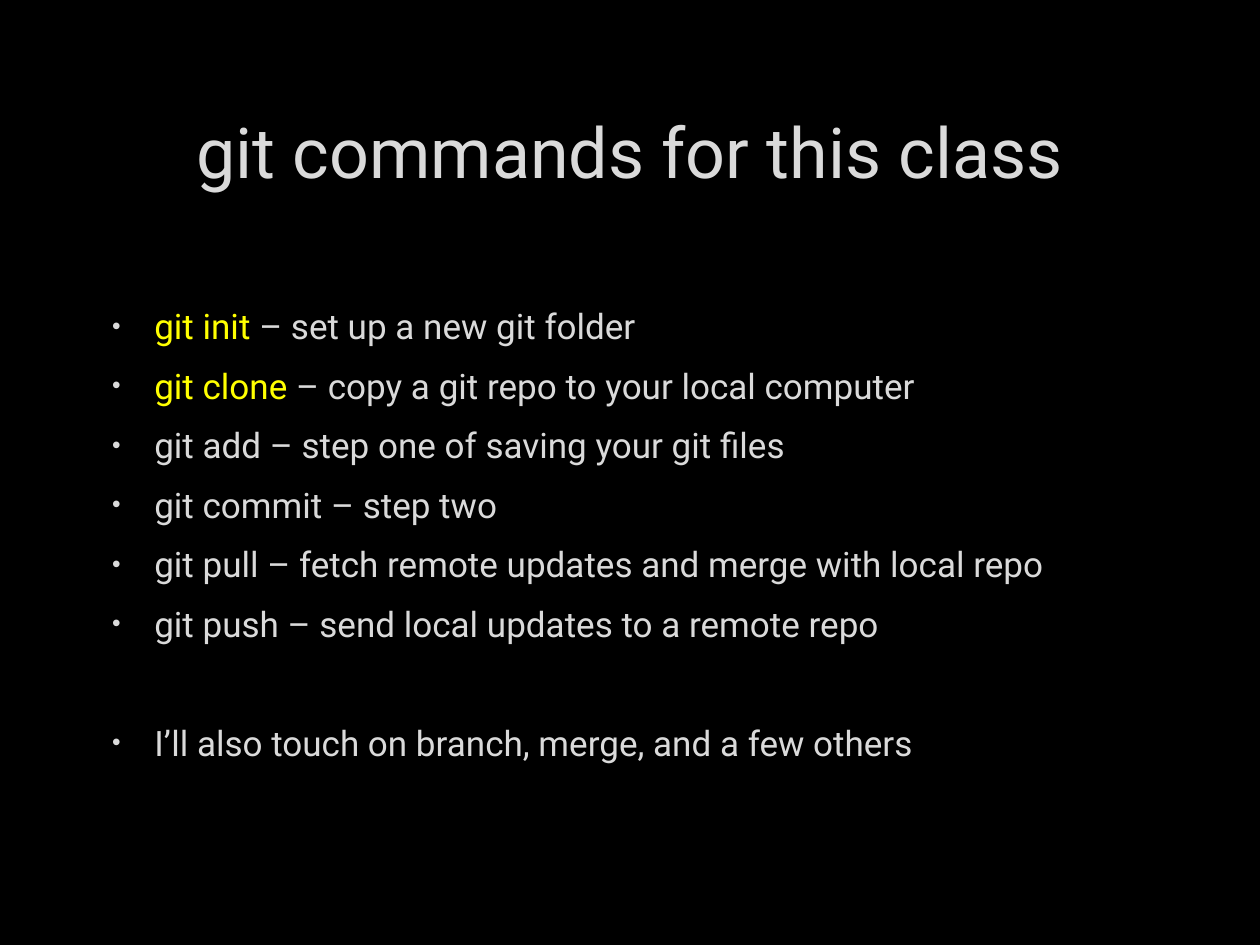
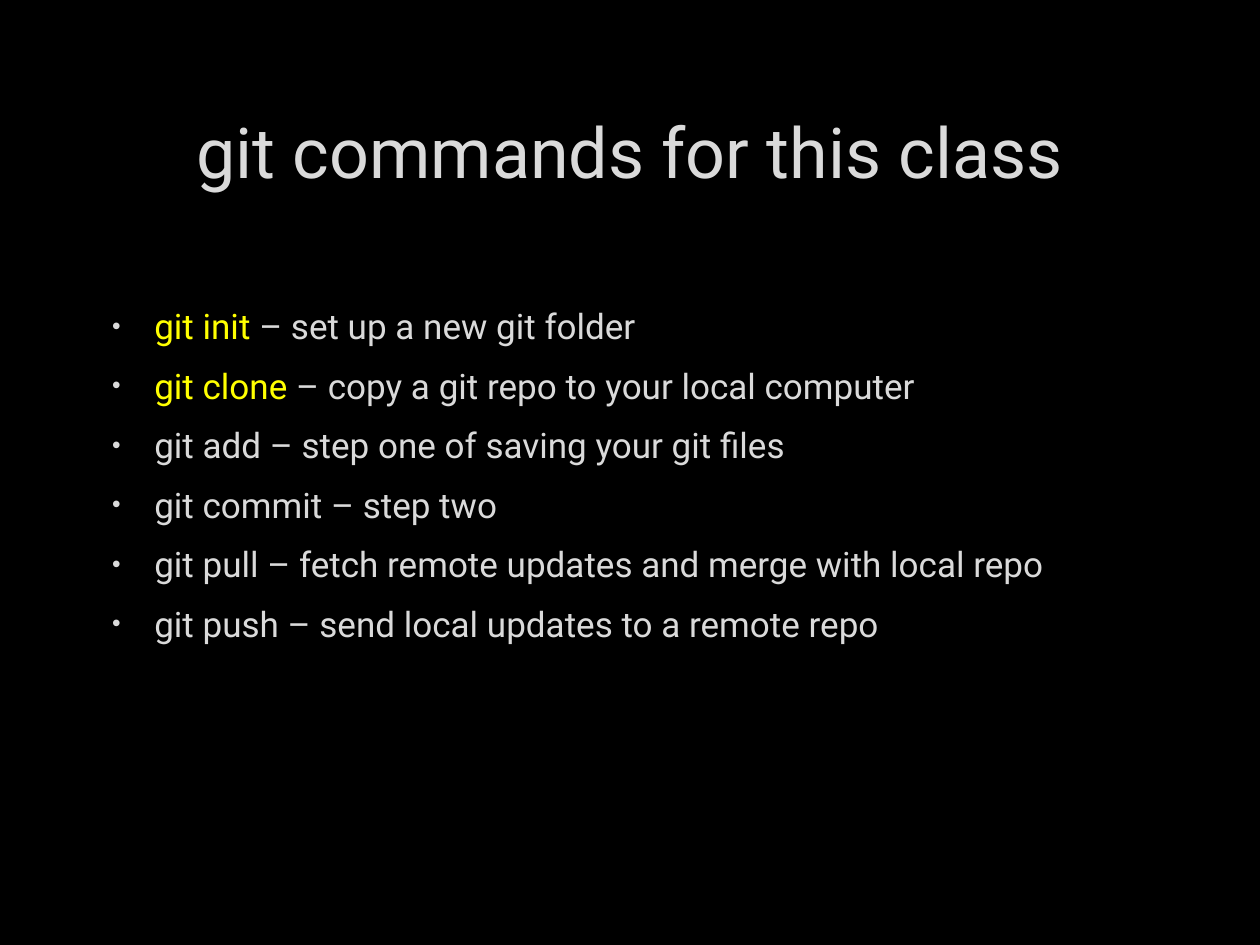
Before and after one commit to fdmast/Pabio536, a slide deck: slide 14 of C1_Introduction/ClassOne.GithubIntro.pptx. Drawn at 1260x945 pixels with LibreOffice and Linux fonts; fonts in the diff are those of the drawing; background and template pictures are left out. Boxes give left, top, right and bottom in pixels: in the first picture for what was removed or moved away, otherwise in the second. Text is boxed around its words. In the diff, an @@ line names an element or a change of style, - is before the commit and + after.

```diff
--- a/C1_Introduction/ClassOne.GithubIntro.pptx
+++ b/C1_Introduction/ClassOne.GithubIntro.pptx
@@ text at [154, 729, 912, 764]: paragraph removed @@
-• I’ll also touch on branch, merge, and a few others
```
Also in this commit, not shown: 1 other slide changed, 1 other file.
